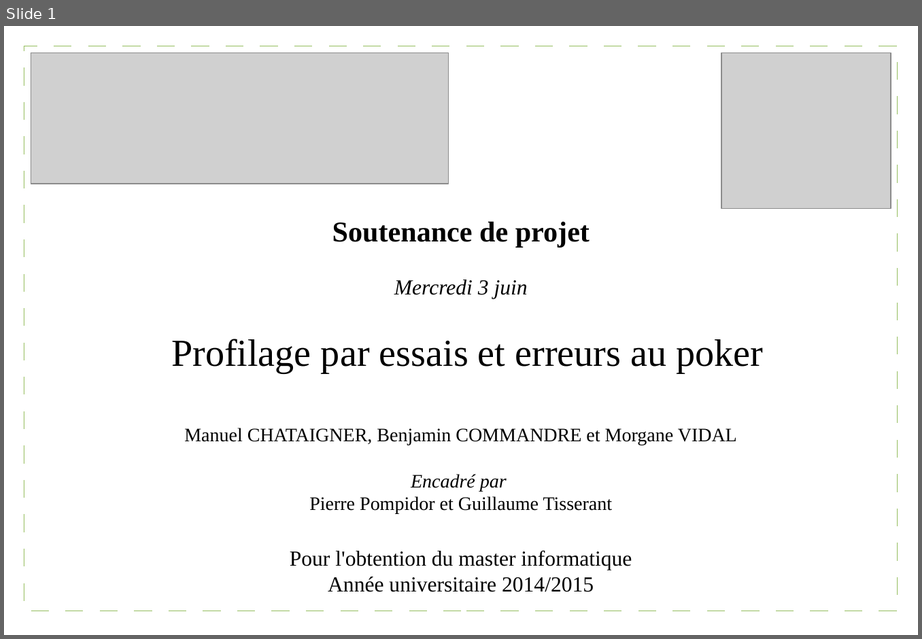
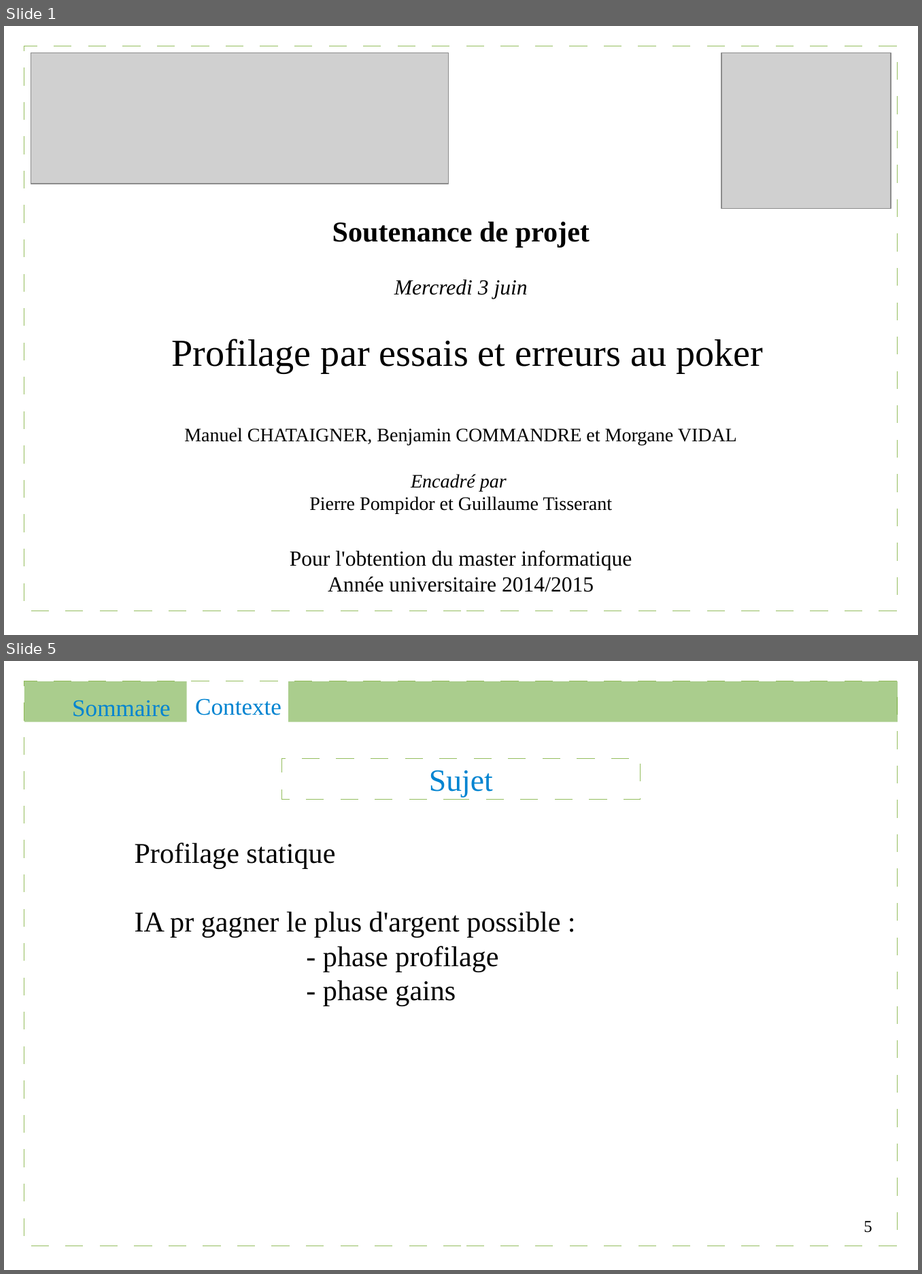
Before and after one commit to Gouga34/TERM1_Poker, a slide deck: Soutenance/presentation.odp. Shown one above the other, each under a label of ours: slide 1 before the commit, slides 1 and 5 after it; the slides between them are not shown. The pictures are 922x639 and 922x1274 pixels, drawn with LibreOffice and Linux fonts; fonts in the diff are those of the drawing; grey boxes stand for pictures. Boxes give left, top, right and bottom in pixels: in the first picture for what was removed or moved away, otherwise in the second. Text is boxed around its words. In the diff, an @@ line names an element or a change of style, - is before the commit and + after.

```diff
--- a/Soutenance/presentation.odp
+++ b/Soutenance/presentation.odp
@@ slide 5 added at [4,661,918,1270], background #FFFFFF; not listed: 1 template element that a slide beside it also shows @@
@@ rectangle added at [24,681,187,722], fill #579D1C at 50% opacity @@
@@ text added at [72,700,170,717], 20 pt, text #0084D1 @@
+Sommaire
@@ text added at [195,698,281,715], 20 pt, text #0084D1 @@
+Contexte
@@ rectangle added at [288,681,898,722], fill #579D1C at 50% opacity @@
@@ rectangle added at [281,759,640,800], outline #94BD5E 0 pt @@
@@ text added at [429,770,493,798], 26 pt, text #0084D1 @@
+Sujet
@@ text added at [135,843,560,1006], 24 pt, text #000000 @@
+Profilage statique
+IA pr gagner le plus d'argent possible :
+- phase profilage
+- phase gains
@@ page number added at [864,1221,872,1233], 14 pt, text #000000 @@
+5
```
Also in this commit, not shown: 1 slide changed, 9 other slides added, 1 slide removed.
